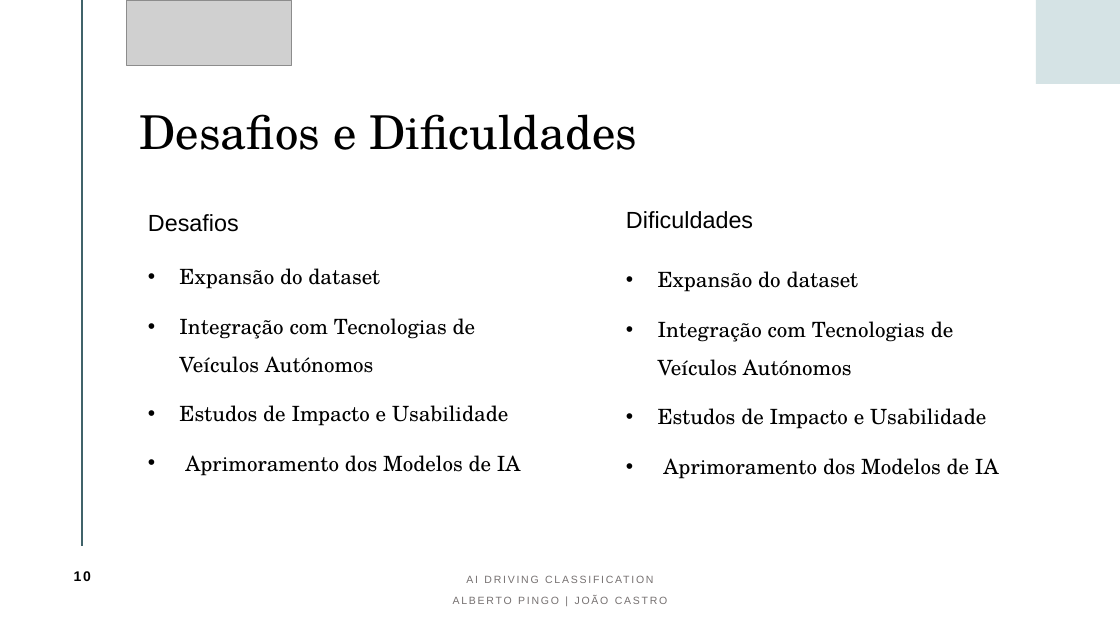
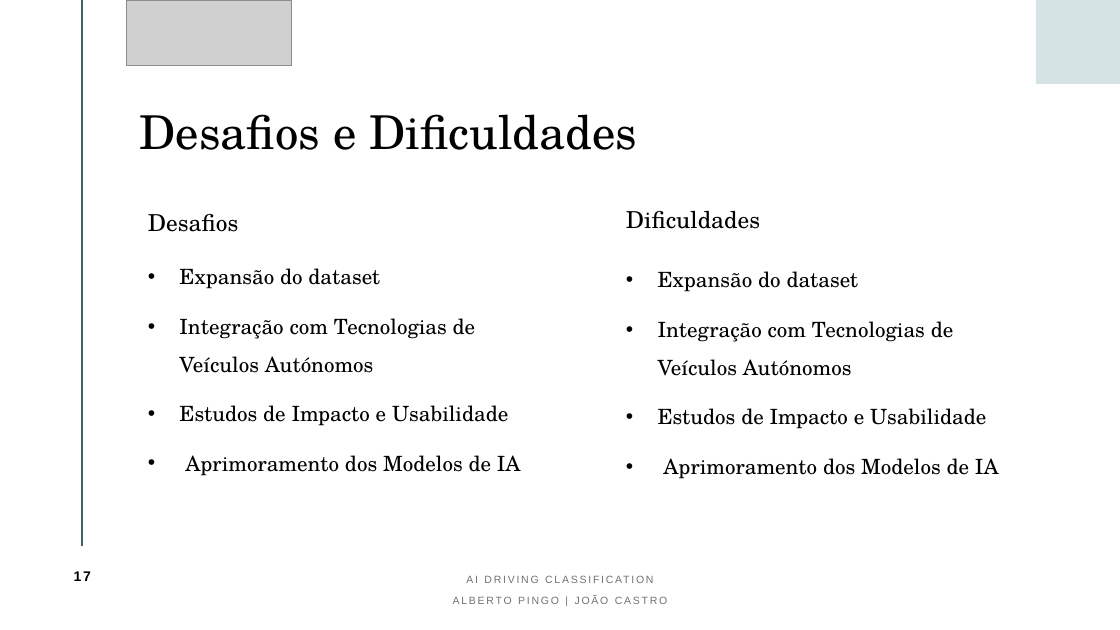
Before and after one commit to albertopingo/AI-driving-classification_FinalProject_CEng, a slide deck: slide 17 of ProjInf_AI_Driving_Classification.pptx (slide 10 before the commit). Drawn at 1120x630 pixels with LibreOffice and Linux fonts; fonts in the diff are those of the drawing; grey boxes stand for pictures. Boxes give left, top, right and bottom in pixels: in the first picture for what was removed or moved away, otherwise in the second. Text is boxed around its words. In the diff, an @@ line names an element or a change of style, - is before the commit and + after.

```diff
--- a/ProjInf_AI_Driving_Classification.pptx
+++ b/ProjInf_AI_Driving_Classification.pptx
@@ text "Desafios" at (148,214,238,232): font Arial to TeX Gyre Schola @@
@@ text "Dificuldades" at (626,210,760,229): font Arial to TeX Gyre Schola @@
@@ page number at (74,571,91,581): text changed @@
-10
+17
```
Also in this commit, not shown: 3 other slides changed, 7 slides added.
